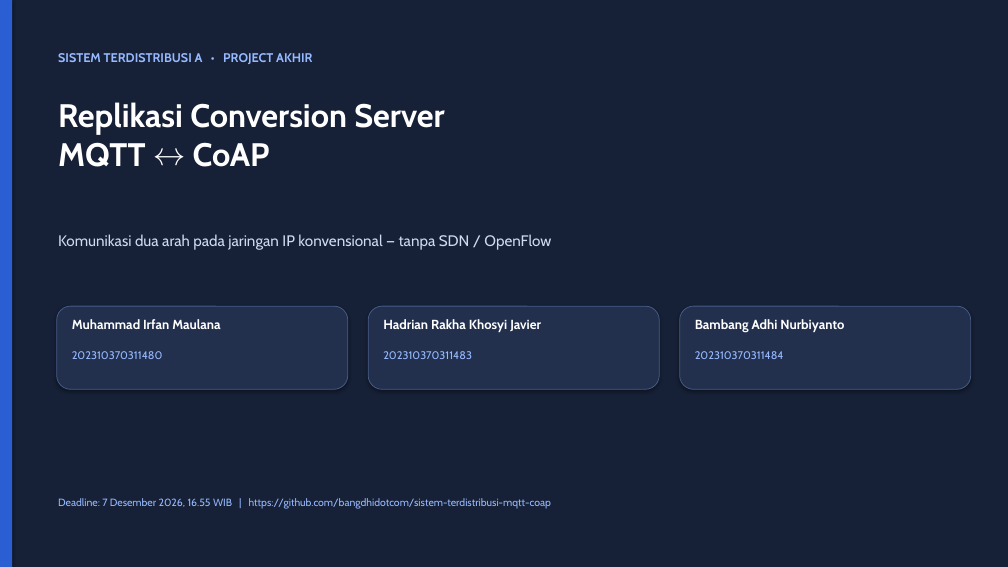
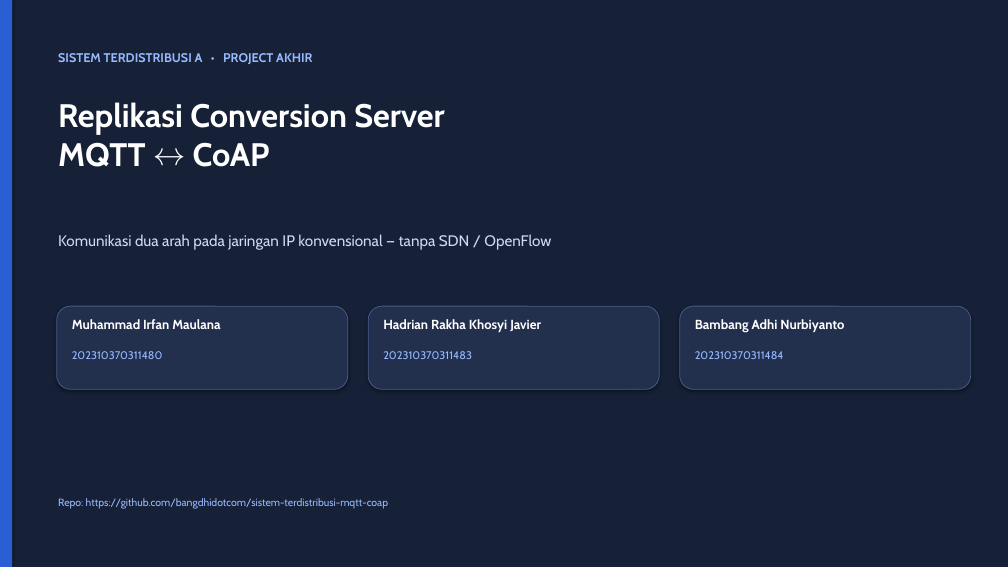
Before and after one commit to bangdhidotcom/sistem-terdistribusi-mqtt-coap, a slide deck: slide 1 of slide/Slide_Presentasi.pptx. Drawn at 1008x567 pixels with LibreOffice and Linux fonts; fonts in the diff are those of the drawing. Boxes give left, top, right and bottom in pixels: in the first picture for what was removed or moved away, otherwise in the second. Text is boxed around its words. In the diff, an @@ line names an element or a change of style, - is before the commit and + after.

```diff
--- a/slide/Slide_Presentasi.pptx
+++ b/slide/Slide_Presentasi.pptx
@@ text at (58,498,388,509): text changed @@
-Deadline: 7 Desember 2026, 16.55 WIB | https://github.com/bangdhidotcom/sistem-terdistribusi-mqtt-coap
+Repo: https://github.com/bangdhidotcom/sistem-terdistribusi-mqtt-coap
```
Also in this commit, not shown: 2 other slides changed, 29 other files.
